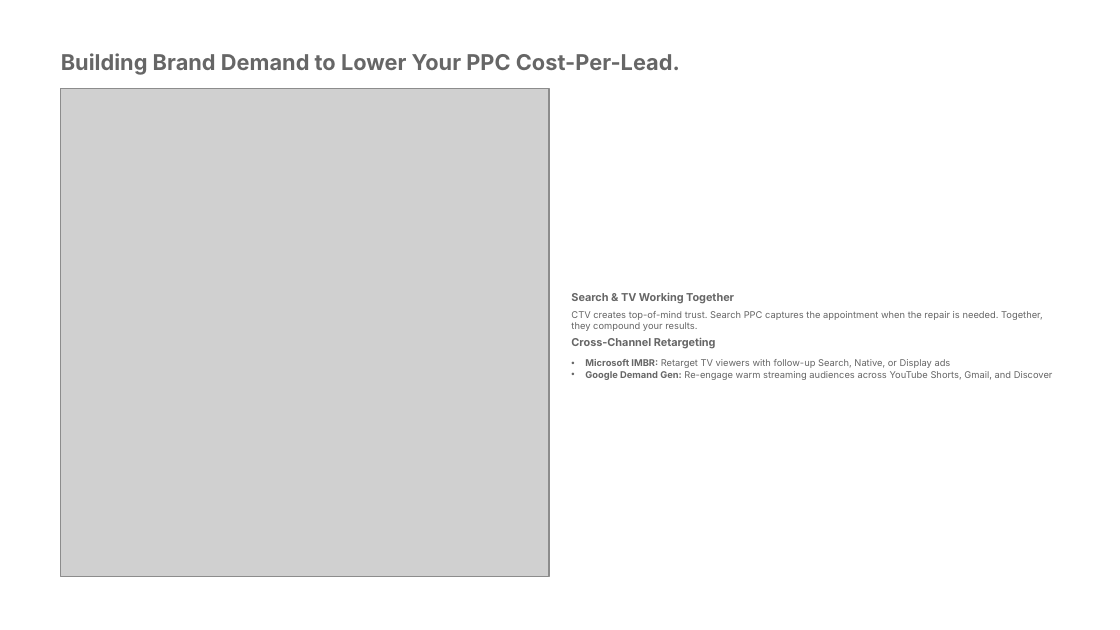
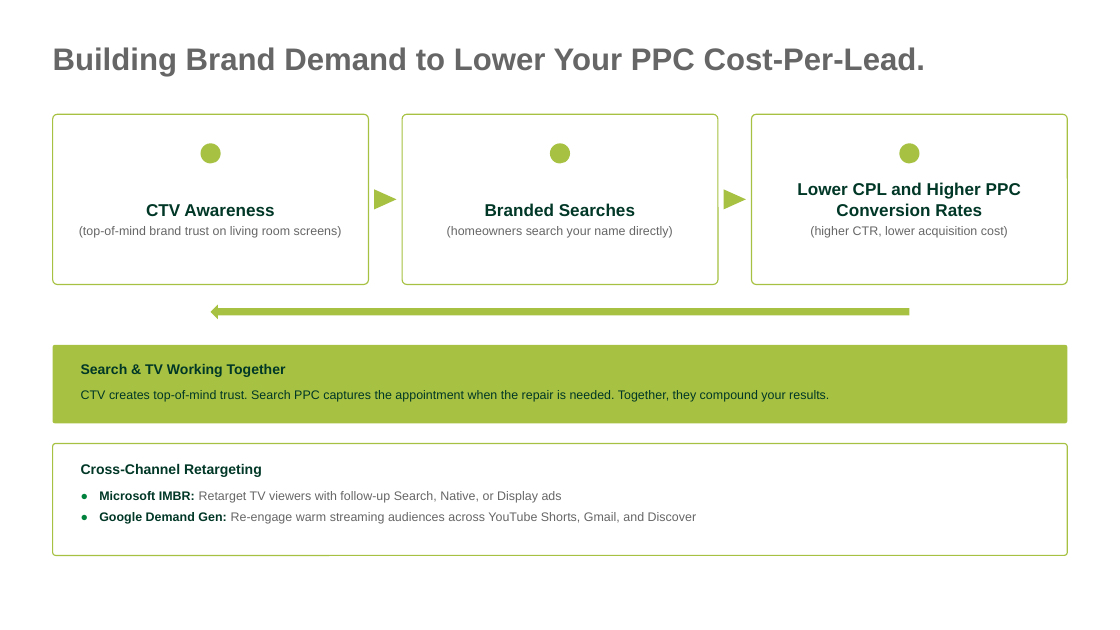
Before and after one commit to ads-jpg/creekside, a slide deck: slide 2 of tri-peaks-camp-redesign/Tri_Peaks_Pitch_Test_CAMP_Design.pptx. Drawn at 1120x630 pixels with LibreOffice and Linux fonts; fonts in the diff are those of the drawing; grey boxes stand for pictures. Boxes give left, top, right and bottom in pixels: in the first picture for what was removed or moved away, otherwise in the second. Text is boxed around its words. In the diff, an @@ line names an element or a change of style, - is before the commit and + after.

```diff
--- a/tri-peaks-camp-redesign/Tri_Peaks_Pitch_Test_CAMP_Design.pptx
+++ b/tri-peaks-camp-redesign/Tri_Peaks_Pitch_Test_CAMP_Design.pptx
@@ background #000000 to #FFFFFF @@
@@ rectangle removed at (0, 0, 1120, 629) @@
@@ text "Building Brand Demand to Lower ...": place and size @@
-text "Building Brand Demand to Lower ..." at (61, 53, 680, 75)
+text "Building Brand Demand to Lower ..." at (53, 47, 925, 77)
@@ text "Building Brand Demand to Lower ..." at (53, 47, 925, 77): size 14 to 20 pt, font Inter to Arial; line spacing 1.04 to 1; vertical alignment top to middle @@
@@ picture removed at (60, 88, 549, 577) @@
@@ rounded rectangle added at (53, 114, 368, 284), fill #FFFFFF, outline #A7C142 0.75 pt @@
@@ rounded rectangle added at (402, 114, 718, 284), fill #FFFFFF, outline #A7C142 0.75 pt @@
@@ rounded rectangle added at (752, 114, 1067, 284), fill #FFFFFF, outline #A7C142 0.75 pt @@
@@ ellipse added at (200, 143, 221, 164), fill #A7C142 @@
@@ ellipse added at (550, 143, 570, 164), fill #A7C142 @@
@@ ellipse added at (899, 143, 920, 164), fill #A7C142 @@
@@ text added at (146, 204, 274, 216), 11 pt, text #003726, bold @@
+CTV Awareness
@@ triangle added at (374, 189, 396, 209), fill #A7C142 @@
@@ text added at (485, 203, 635, 216), 11 pt, text #003726, bold @@
+Branded Searches
@@ triangle added at (724, 189, 746, 209), fill #A7C142 @@
@@ text added at (797, 182, 1021, 216), 11 pt, text #003726, bold @@
+Lower CPL and Higher PPC Conversion Rates
@@ text added at (79, 226, 342, 238), 8 pt, text #666666 @@
+(top-of-mind brand trust on living room screens)
@@ text added at (447, 226, 673, 238), 8 pt, text #666666 @@
+(homeowners search your name directly)
@@ text added at (810, 226, 1008, 238), 8 pt, text #666666 @@
+(higher CTR, lower acquisition cost)
@@ left arrow added at (211, 305, 909, 319), fill #A7C142 @@
@@ rounded rectangle added at (53, 345, 1067, 423), fill #A7C142 @@
@@ text "Search & TV Working Together": place and size @@
-text "Search & TV Working Together" at (571, 293, 734, 304)
+text "Search & TV Working Together" at (81, 364, 286, 377)
@@ text "Search & TV Working Together" at (81, 364, 286, 377): size 7 to 9 pt, font Inter to Arial, text colour #666666 to #003726; line spacing 1.04 to 1; vertical alignment top to middle @@
@@ text "CTV creates top-of-mind trust. Search ...": place and size @@
-text "CTV creates top-of-mind trust. Search ..." at (571, 311, 1043, 331)
+text "CTV creates top-of-mind trust. Search ..." at (81, 390, 829, 402)
@@ text "CTV creates top-of-mind trust. Search ..." at (81, 390, 829, 402): size 6 to 8 pt, font Inter to Arial, text colour #666666 to #003726; line spacing 1.01 to 1; vertical alignment top to middle @@
@@ rounded rectangle added at (53, 444, 1067, 556), fill #FFFFFF, outline #A7C142 0.75 pt @@
@@ text "Cross-Channel Retargeting" at (81, 464, 262, 477): size 7 to 9 pt, font Inter to Arial, text colour #666666 to #003726; line spacing 1.04 to 1; vertical alignment top to middle @@
@@ text "Cross-Channel Retargeting": place and size @@
-text "Cross-Channel Retargeting" at (571, 338, 716, 349)
+text "Cross-Channel Retargeting" at (81, 464, 262, 477)
@@ text "Microsoft IMBR: Retarget TV viewers ...": place and size @@
-text "Microsoft IMBR: Retarget TV viewers ..." at (585, 359, 1053, 380)
+text "Microsoft IMBR: Retarget TV viewers ..." at (99, 491, 697, 524)
@@ text "Microsoft IMBR: Retarget TV viewers ..." at (99, 491, 697, 524): size 6 to 8 pt, font Inter to Arial; text colour #666666 to #003726 in "Microsoft IMBR:", "Google Demand Gen:"; bullet • to ●; line spacing 1.01 to 1; more space between paragraphs; bullet colour #666666 to #00823D @@
```
Also in this commit, not shown: 1 other slide changed, 3 other files.
